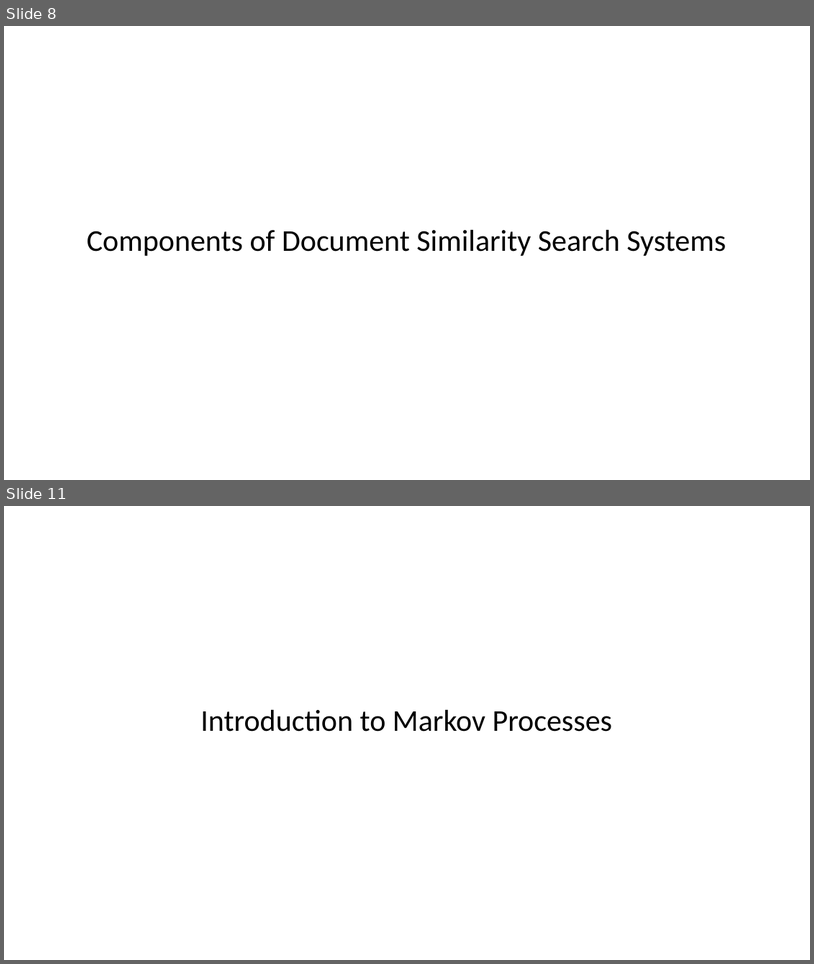
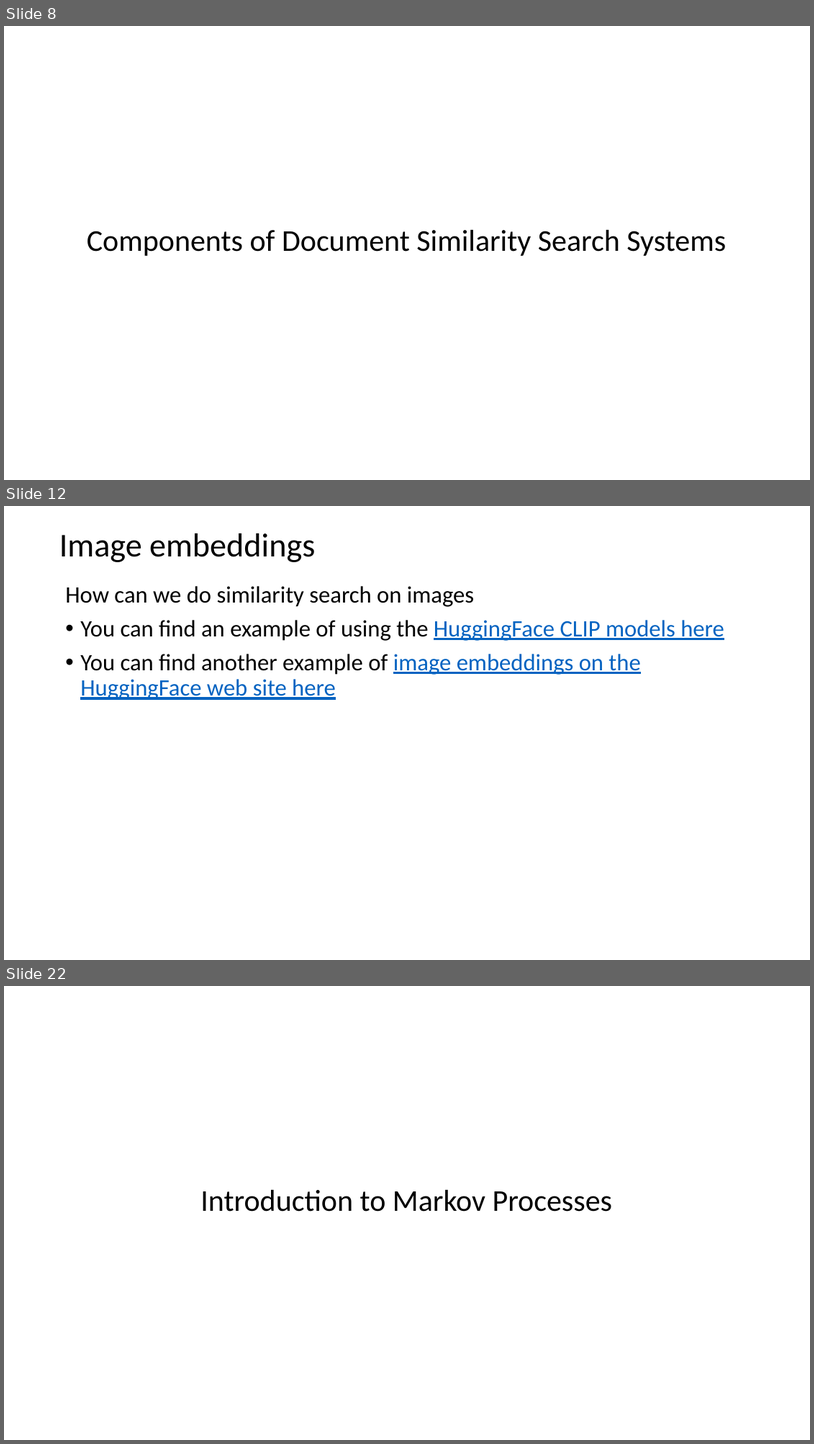
Before and after one commit to harelgabainew/school1, a slide deck: slides/7_DocumentWebSearching.pptx. Shown one above the other, each under a label of ours: slides 8 and 11 before the commit, slides 8, 12 and 22 after it; the slides between them are not shown. The pictures are 814x964 and 814x1444 pixels, drawn with LibreOffice and Linux fonts; fonts in the diff are those of the drawing. Boxes give left, top, right and bottom in pixels: in the first picture for what was removed or moved away, otherwise in the second. Text is boxed around its words. In the diff, an @@ line names an element or a change of style, - is before the commit and + after.

Commit message:
Added slides on embeddings

```diff
--- a/slides/7_DocumentWebSearching.pptx
+++ b/slides/7_DocumentWebSearching.pptx
@@ slide 12 added at (x1=4, y1=506, x2=810, y2=960), background #FFFFFF @@
@@ title added at (x1=59, y1=533, x2=315, y2=562), 39.6 pt, text #000000 @@
+Image embeddings
@@ text added at (x1=65, y1=586, x2=725, y2=700), 28 pt, text #000000 @@
+How can we do similarity search on images
+• You can find an example of using the HuggingFace CLIP models here
+• You can find another example of image embeddings on the HuggingFace web site here
@@ what was slide 11 is now slide 22 @@
```
Also in this commit, not shown: 3 slides changed, 11 other slides added, 1 slide removed.
